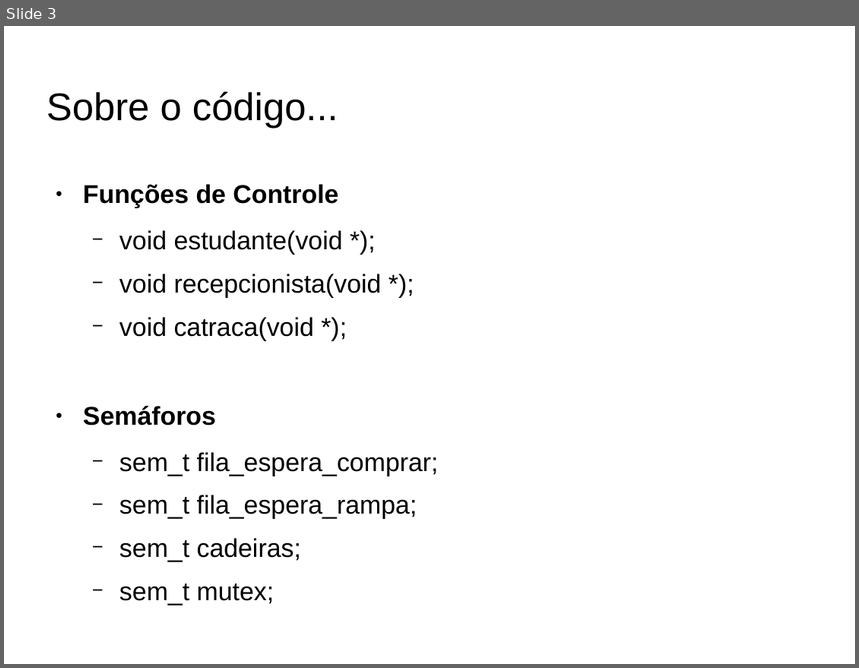
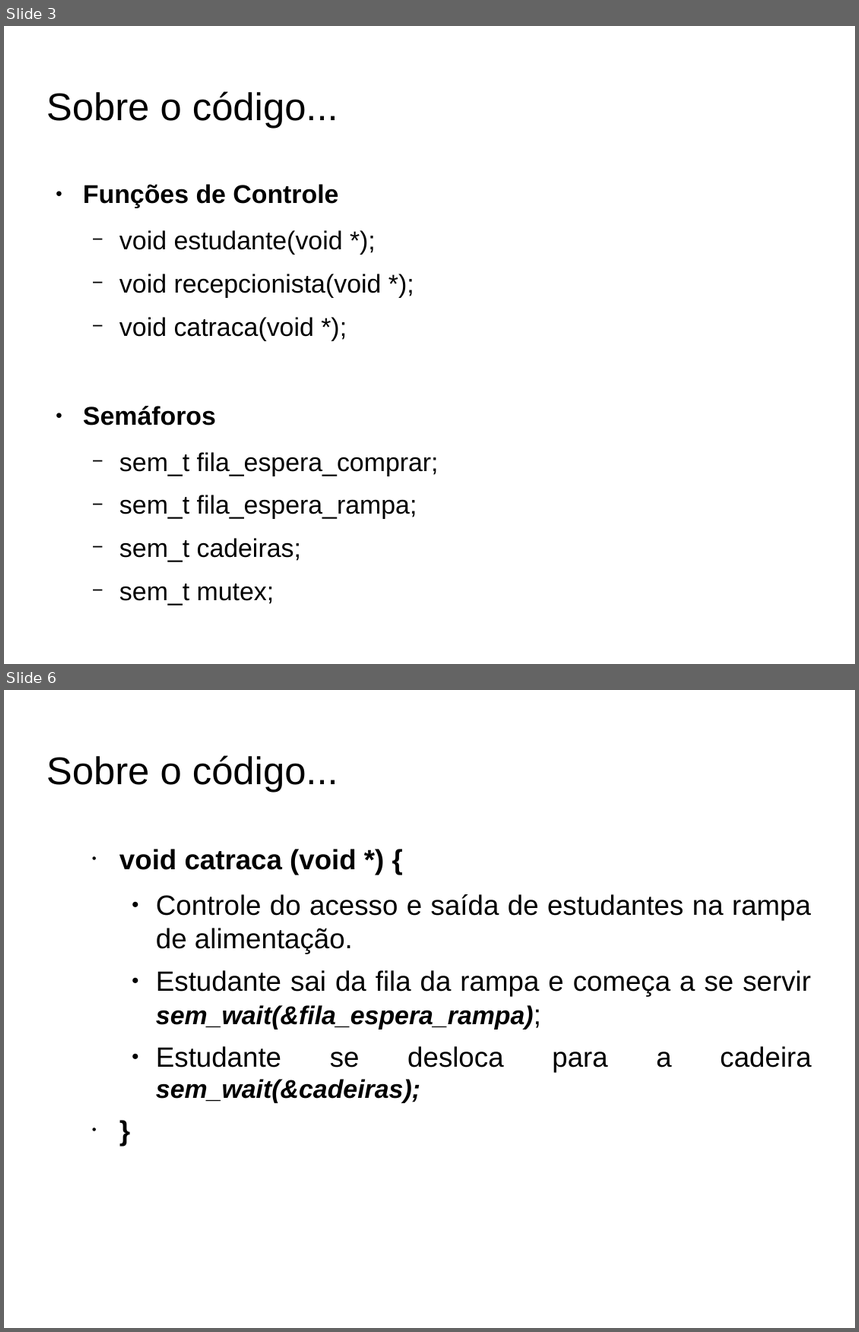
Before and after one commit to FeliipeAC/MATA58_SO, a slide deck: T-I_Genicleito/Apresentação_Genicleito.odp. Shown one above the other, each under a label of ours: slide 3 before the commit, slides 3 and 6 after it; the slides between them are not shown. The pictures are 859x668 and 859x1332 pixels, drawn with LibreOffice and Linux fonts; fonts in the diff are those of the drawing; background and template pictures are left out. Boxes give left, top, right and bottom in pixels: in the first picture for what was removed or moved away, otherwise in the second. Text is boxed around its words. In the diff, an @@ line names an element or a change of style, - is before the commit and + after.

```diff
--- a/T-I_Genicleito/Apresentação_Genicleito.odp
+++ b/T-I_Genicleito/Apresentação_Genicleito.odp
@@ slide 6 added at bbox=[4, 690, 855, 1328], background picture (left out) @@
@@ title added at bbox=[47, 755, 338, 792], 36 pt, text #000000 @@
+Sobre o código...
@@ text added at bbox=[120, 849, 811, 1073], 26 pt, text #000000 @@
+  • void catraca (void *) {
+    ● Controle do acesso e saída de estudantes na rampa de alimentação.
+    ● Estudante sai da fila da rampa e começa a se servir sem_wait(&fila_espera_rampa);
+    ● Estudante se desloca para a cadeira sem_wait(&cadeiras);
+  • }
```
Also in this commit, not shown: 1 slide changed, 4 other slides added, 1 slide removed.
